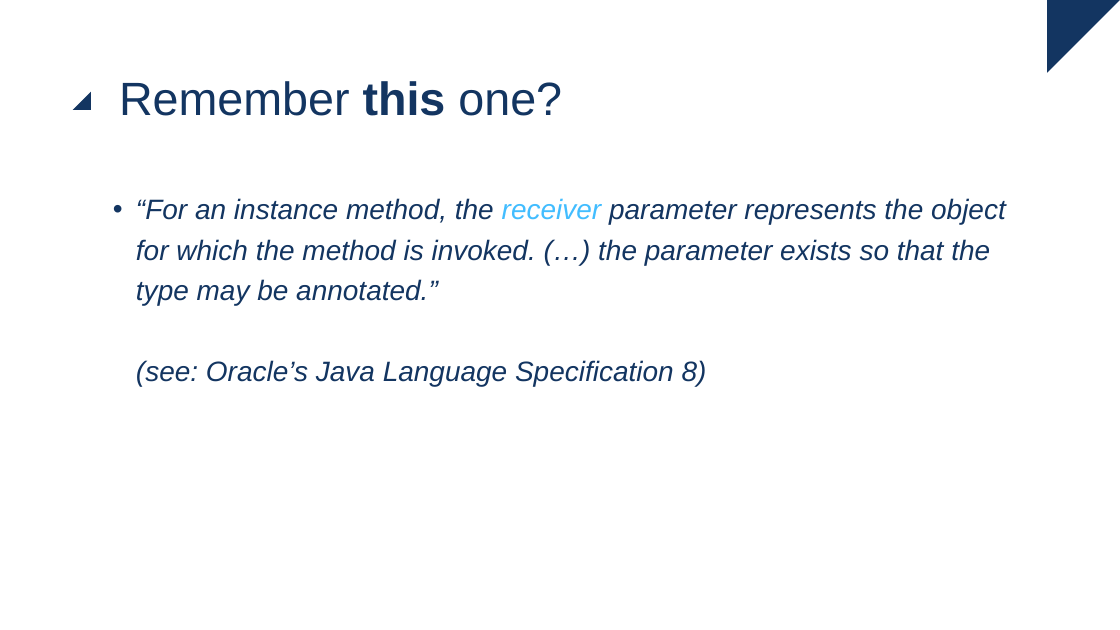
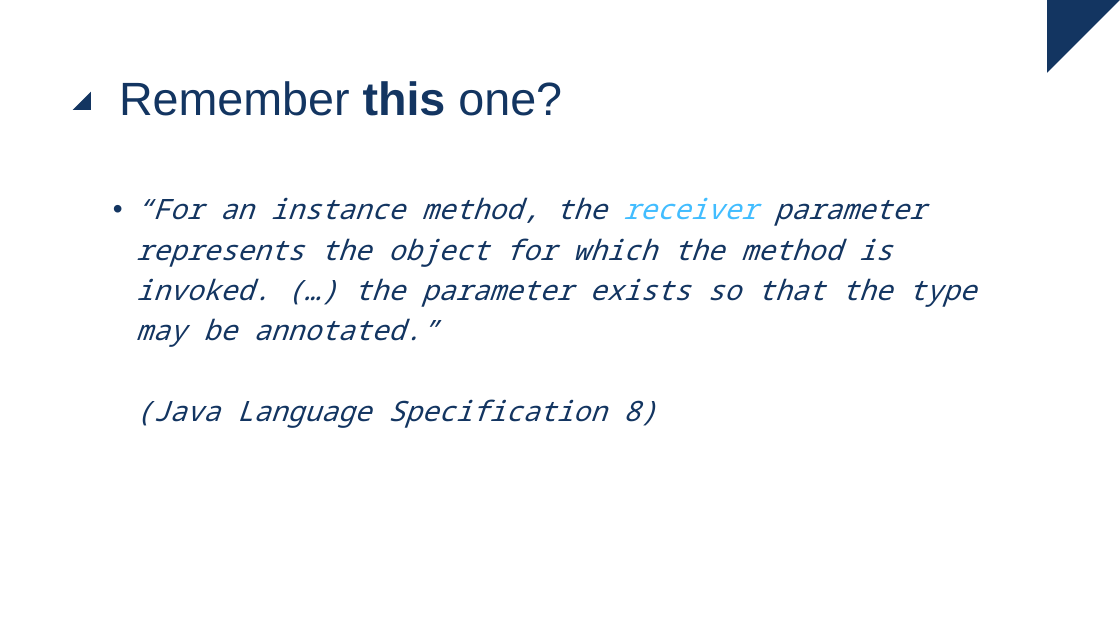
Before and after one commit to ingmars1709/checker, a slide deck: slide 25 of Checker Framework.pptx. Drawn at 1120x630 pixels with LibreOffice and Linux fonts; fonts in the diff are those of the drawing. Boxes give left, top, right and bottom in pixels: in the first picture for what was removed or moved away, otherwise in the second. Text is boxed around its words. In the diff, an @@ line names an element or a change of style, - is before the commit and + after.

```diff
--- a/Checker Framework.pptx
+++ b/Checker Framework.pptx
@@ text at <box>136,197,976,428</box>: text changed; font Arial to Noto Sans Mono @@
-• “For an instance method, the receiver parameter represents the object for which the method is invoked. (…) the parameter exists so that the type may be annotated.”
-  (see: Oracle’s Java Language Specification 8)
+• “For an instance method, the receiver parameter represents the object for which the method is invoked. (…) the parameter exists so that the type may be annotated.”
+  (Java Language Specification 8)
```
Also in this commit, not shown: 4 other slides changed, 1 slide added, 2 other files.
